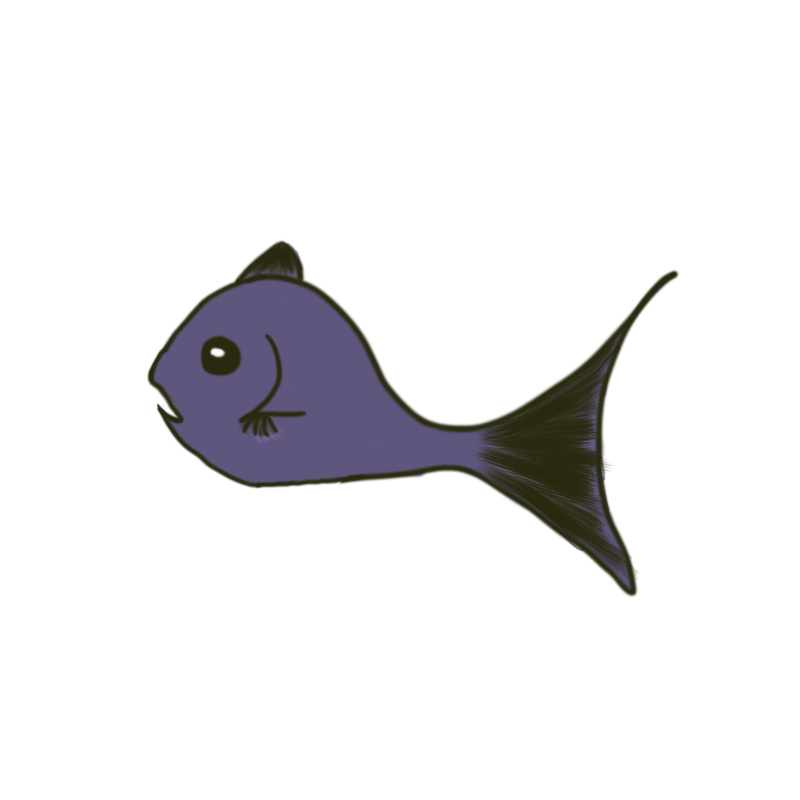
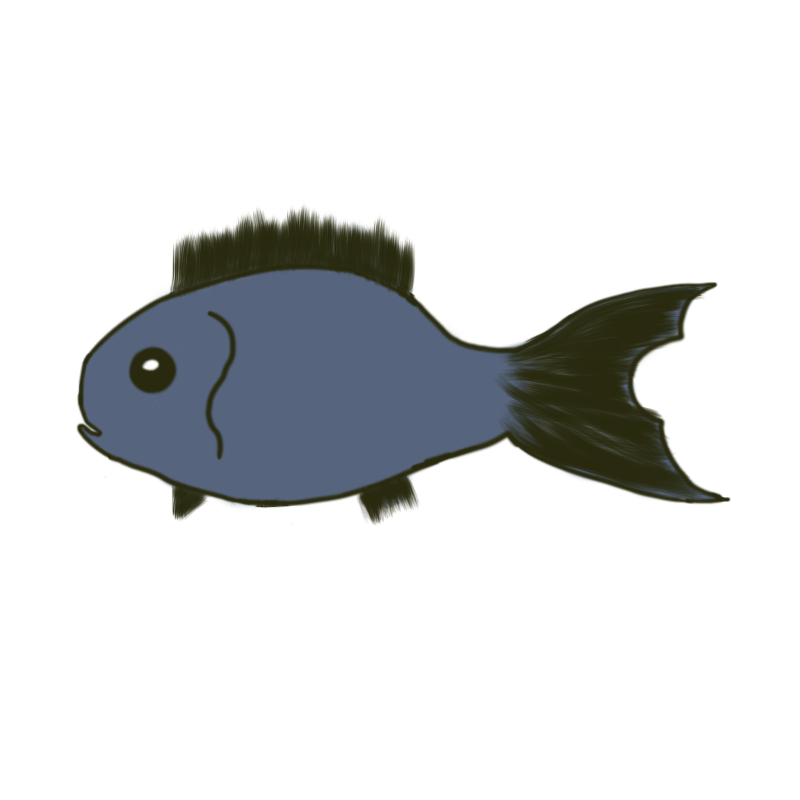
Layers edited between the first and the second 800×800 image:
added layer "Fiisch_3" above "Farbe_3" over [76,203,731,548]
added layer "Farbe_3" above "Fisch_2" over [77,219,720,517]
hid "Fisch_2" over [146,239,681,598]
hid "Farbe_2" over [145,241,634,593]
